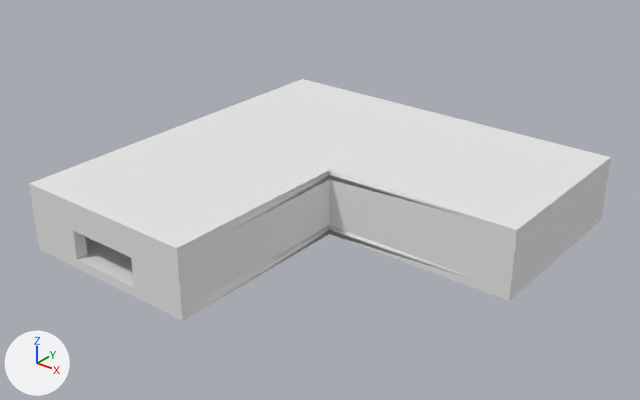
Renders of the FBX model Assets/Models/Rooms/GenericRoom1.fbx from each side of a commit.
Both versions are drawn from a camera (50 mm lens) standing at (0.584, -0.519, 0.408) and looking at (0.092, 0.095, 0.027). Every picture has the same lights, and +X, +Y and +Z are marked at lower left. Where no turn or scale is listed for an object, it has been applied to the vertices. Vertices at the same position are counted once.

The first picture shows 'GenericRoom1Object'.
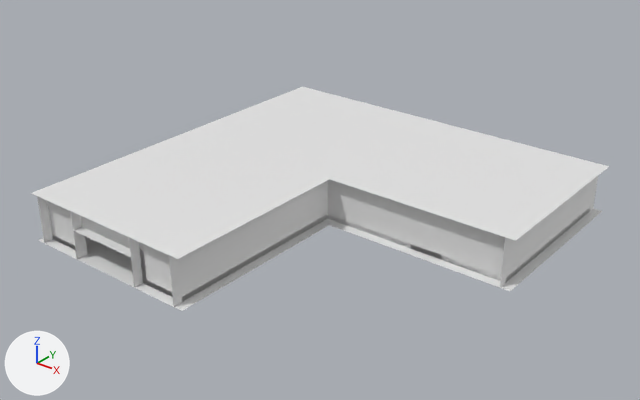
Changed parts and their boxes (x1, y1, x2, y2) in the pictures (640 x 400 px):
'GenericRoom1Object', reshaped (7% shorter)
    before: (29, 79, 611, 321)
    after: (31, 87, 609, 311)
part 1 of me_genericroom1mesh_001, cut back
    before: (29, 79, 611, 321)

The edits, one by one:
me_genericroom1mesh_001 is used by ob_genericroom1object; location (0.0, 0.0, 0.0).
me_genericroom1mesh_001 had 217 vertices, 460 faces and spanned x -0.1..0.3, y -0.1..0.3, z -0.01..0.06.
me_genericroom1mesh_001 now has 195 vertices, 296 faces and spans x -0.1..0.3, y -0.1..0.3, z 0.0..0.05.
Part 1, on me_genericroom1mesh_001:
22 vertices are removed from x -0.1..0.3, y -0.1..0.3, z -0.01..0.06.
166 faces are deleted.
2 new faces join them, mat_concrete0 (white #e7e7e7).
me_genericroom1mesh_001 no longer uses material mat_boundsmaterial (white #e7e7e7).
